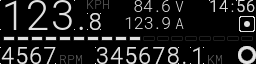
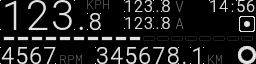
Revision of a layered 256 x 64 image; what changed, layer by layer:
painted on "Main" over <box>124,0,184,29</box>
